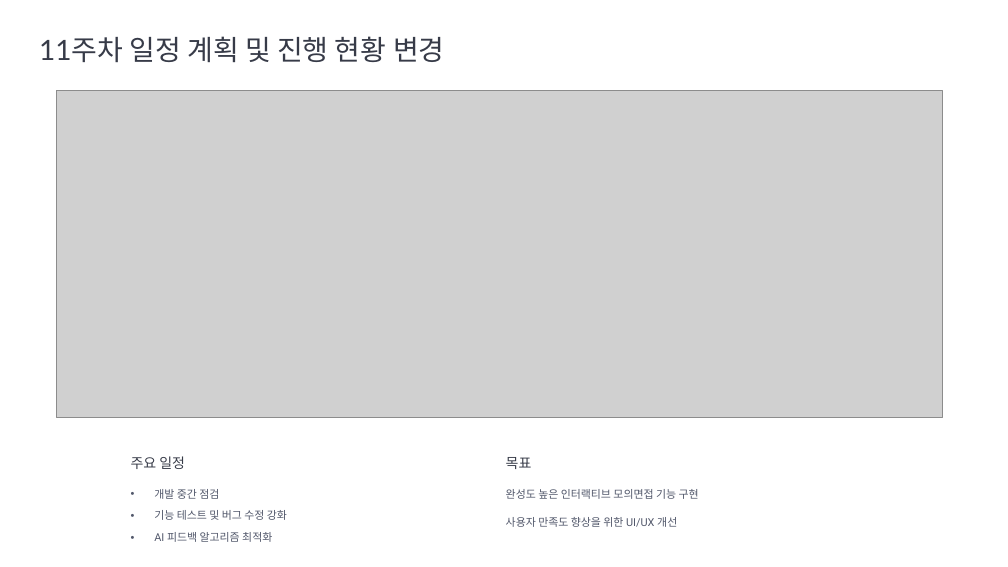
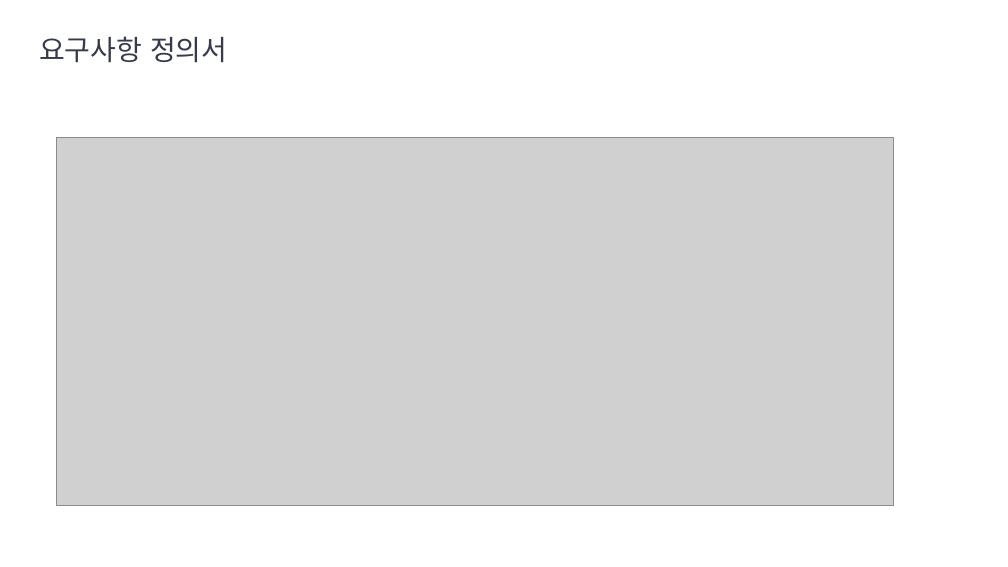
Before and after one commit to lraylanl/flutter-learning, a slide deck: slide 2 of Project_Interview/AI.pptx. Drawn at 1008x567 pixels with LibreOffice and Linux fonts; fonts in the diff are those of the drawing; grey boxes stand for pictures; background and template pictures are left out. Boxes give left, top, right and bottom in pixels: in the first picture for what was removed or moved away, otherwise in the second. Text is boxed around its words. In the diff, an @@ line names an element or a change of style, - is before the commit and + after.

```diff
--- a/Project_Interview/AI.pptx
+++ b/Project_Interview/AI.pptx
@@ text at (39, 36, 227, 63): text changed @@
-11주차 일정 계획 및 진행 현황 변경
+요구사항 정의서
@@ picture: place and size @@
-picture at (56, 91, 942, 418)
+picture at (57, 137, 894, 505)
@@ text removed at (131, 456, 185, 469) @@
-주요 일정
@@ text removed at (506, 457, 532, 469) @@
-목표
@@ text removed at (154, 489, 219, 499) @@
-• 개발 중간 점검
@@ text removed at (506, 489, 699, 499) @@
-완성도 높은 인터랙티브 모의면접 기능 구현
@@ text removed at (154, 510, 287, 520) @@
-• 기능 테스트 및 버그 수정 강화
@@ text removed at (154, 532, 272, 542) @@
-• AI 피드백 알고리즘 최적화
@@ text removed at (506, 517, 677, 527) @@
-사용자 만족도 향상을 위한 UI/UX 개선
```
Also in this commit, not shown: 2 slides added.
